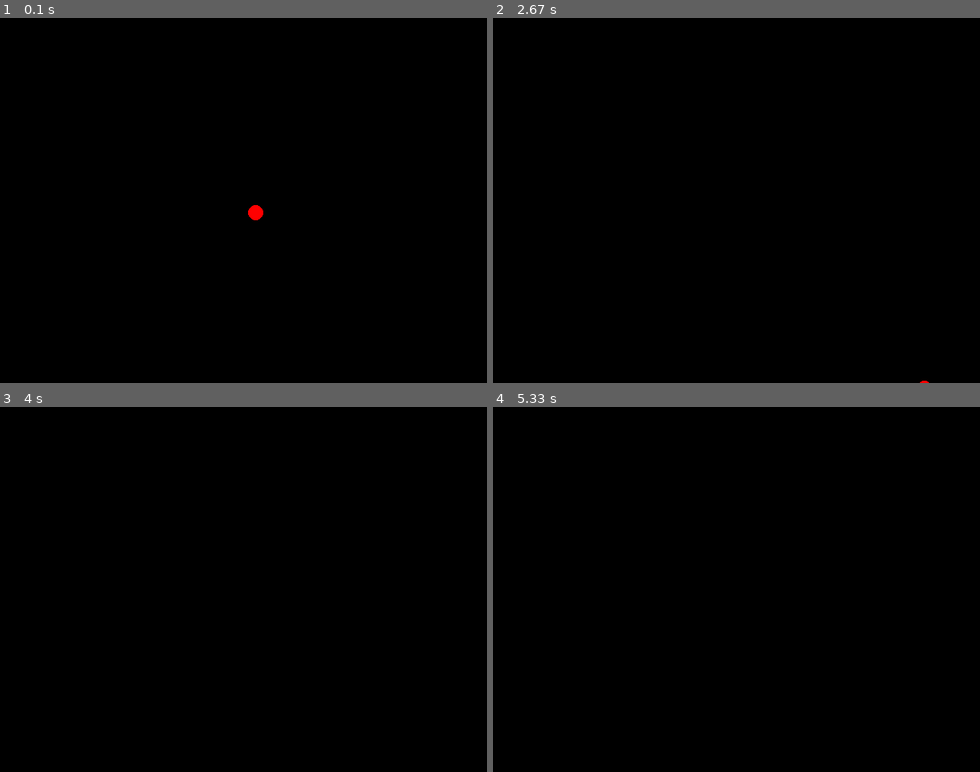
Above: before the commit, frames 1-4 (two rows, left to right).
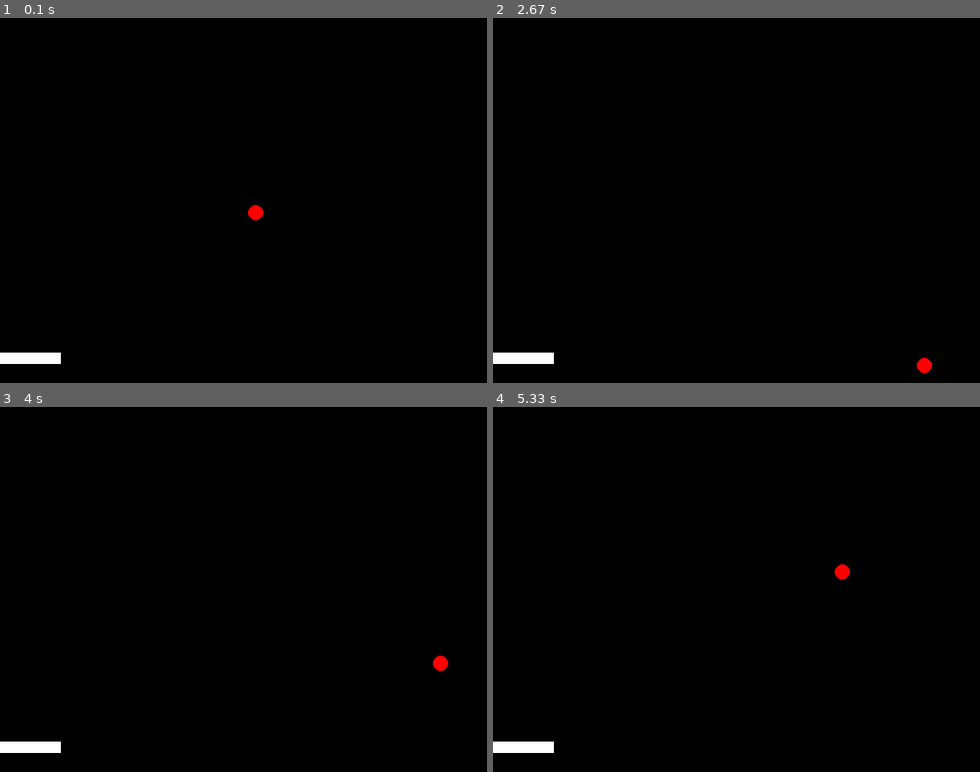
Above: after the commit, the same moments.

Repository: cayque16/Projetos-em-Python
Game: pygame game, started from block/block.py
Same seed, same stepped clock (60 frames per second), same inputs: the game is played once before the commit and once after it.
Inputs:
- Up to frame 1 (0.1 s): no input
- Up to frame 2 (2.67 s): no input
- Up to frame 3 (4 s): no input
- Up to frame 4 (5.33 s): no input

The runs differ from the first frame. In frame 1, 0.4% of the frame differs, in the area x 0-13%, y 91-95%; in frame 2, 0.5%, in the area x 0-91%, y 91-100%; in frame 3, 0.5%; in frame 4, 0.5%.

Commit message:
Agora o movimento da bola considera os limites da tela. Inserido tambem o player de forma correta.

Diff:
--- a/block/block.py
+++ b/block/block.py
@@ -22,10 +22,10 @@
         y += 17
         x = 52
 # player
-pygame.draw.rect(screen,WHITE,[0,440,80,15])
+player = pygame.Rect(0,440,80,15)
 # bola
 bola = pygame.Rect(width//2,heigth//2,20,20)
-velocidade_x,velocidade_y = 0.1,0.1
+velocidade = [0.1,0.1]
 clock = pygame.time.Clock()
 while True:
     dt = clock.tick(30)
@@ -34,15 +34,17 @@
     if event.type == pygame.QUIT:
         break
 
-    bola.move_ip(velocidade_x*dt,velocidade_y*dt)
+    bola.move_ip(velocidade[0]*dt,velocidade[1]*dt)
+    if bola.left < 0 or bola.right > width:
+        velocidade[0] = -velocidade[0]
+    if bola.top < 0 or bola.bottom > heigth:
+        velocidade[1] = -velocidade[1]
 
     screen.fill(BLACK)
 
+    # desenha a bola
     pygame.draw.ellipse(screen,RED,bola)
+    # desenha o player
+    pygame.draw.rect(screen,WHITE,player)
 
     pygame.display.flip()
-
-
-
-# o limite do objeto na tela deve ser calculado com base
-# no seu tamanho
